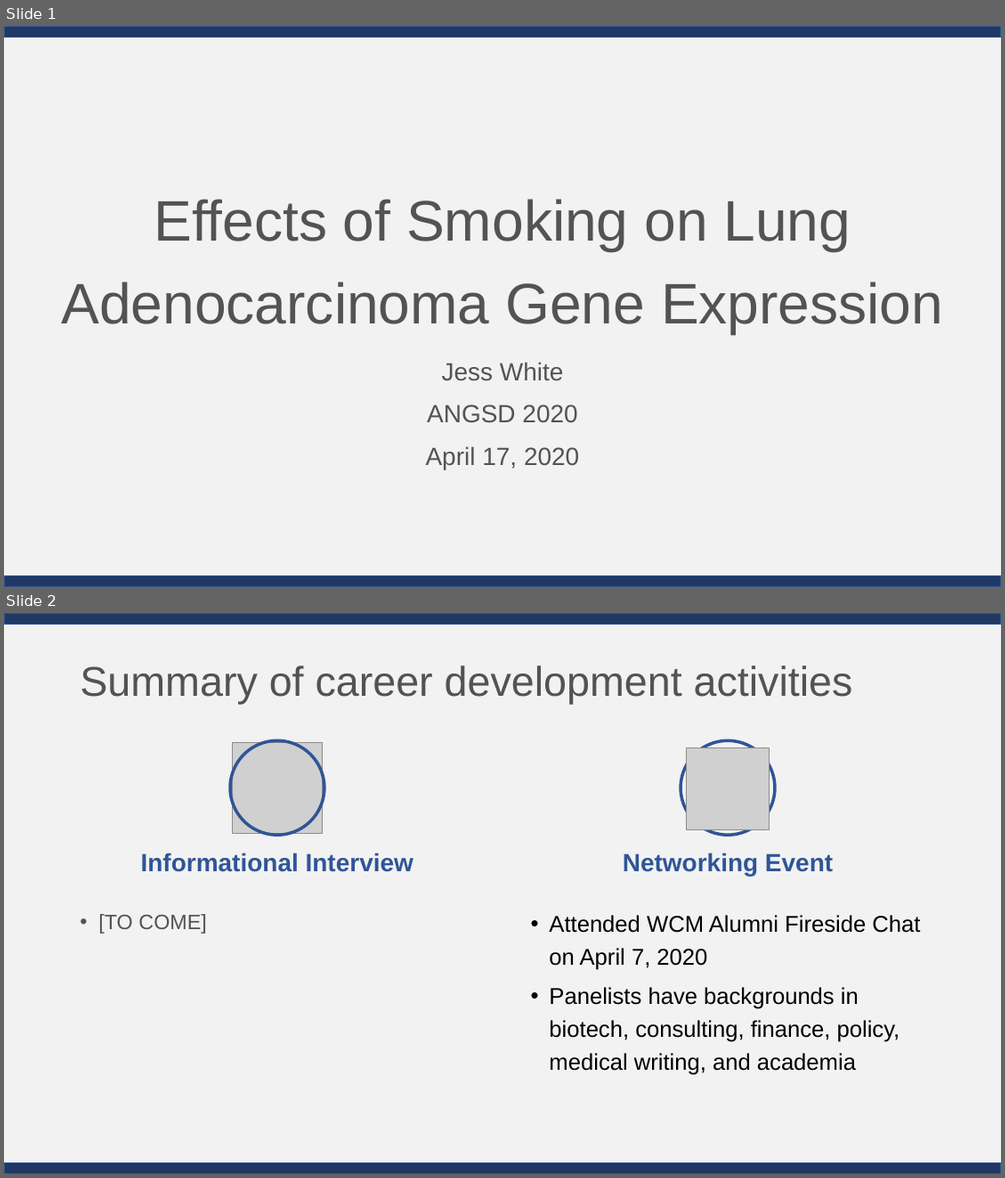
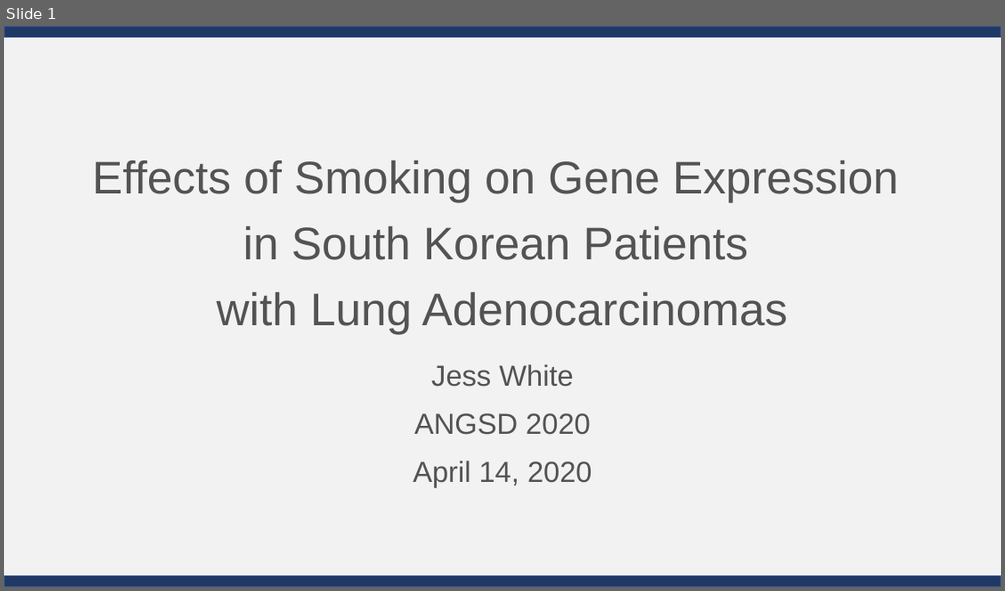
Before and after one commit to jessicaw9910/ANGSD, a slide deck: White_Final Presentation_2020.04.13.pptx. Shown one above the other, each under a label of ours: slides 1 and 2 before the commit, slide 1 after it. The pictures are 1005x1178 and 1005x591 pixels, drawn with LibreOffice and Linux fonts; fonts in the diff are those of the drawing; grey boxes stand for pictures. Boxes give left, top, right and bottom in pixels: in the first picture for what was removed or moved away, otherwise in the second. Text is boxed around its words. In the diff, an @@ line names an element or a change of style, - is before the commit and + after.

```diff
--- a/White_Final Presentation_2020.04.13.pptx
+++ b/White_Final Presentation_2020.04.13.pptx
@@ slide 2 removed at box(4, 613, 1001, 1174), background #FFFFFF; not listed: 3 template elements that a slide beside it also shows @@
@@ title removed at box(80, 666, 853, 704) @@
-Summary of career development activities
@@ ellipse removed at box(230, 741, 324, 835) @@
@@ picture removed at box(232, 742, 323, 833) @@
@@ ellipse removed at box(680, 741, 775, 835) @@
@@ picture removed at box(687, 747, 769, 830) @@
@@ text removed at box(141, 852, 413, 872) @@
-Informational Interview
@@ text removed at box(623, 852, 833, 876) @@
-Networking Event
@@ text removed at box(98, 914, 207, 933) @@
-• [TO COME]
@@ text removed at box(549, 915, 920, 1075) @@
-• Attended WCM Alumni Fireside Chat on April 7, 2020
-• Panelists have backgrounds in biotech, consulting, finance, policy, medical writing, and academia
@@ slide 1 changed as well @@
@@ title at box(92, 160, 898, 334): text changed; size 55 to 44 pt @@
-Effects of Smoking on Lung Adenocarcinoma Gene Expression
+Effects of Smoking on Gene Expression
+in South Korean Patients
+with Lung Adenocarcinomas
@@ subtitle at box(414, 364, 591, 435): size 24 to 28 pt in "Jess White", "ANGSD 2020" @@
@@ subtitle at box(413, 460, 592, 487): text changed; size 24 to 28 pt @@
-April 17, 2020
+April 14, 2020
```
Also in this commit, not shown: 6 slides added, 6 other slides removed, 12 other files.
